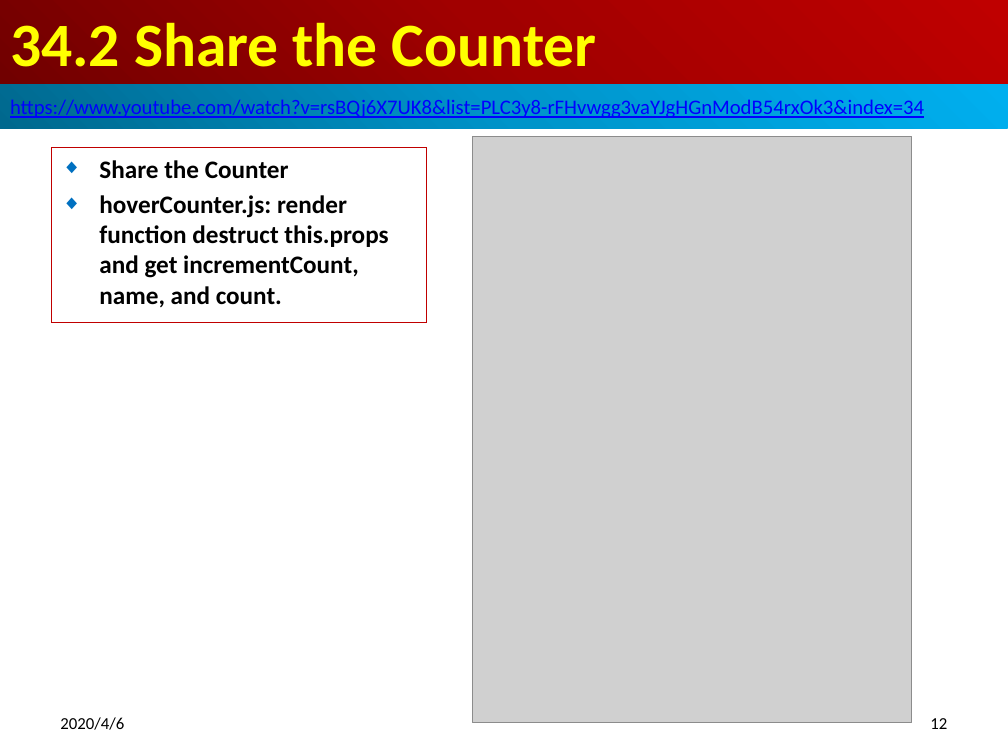
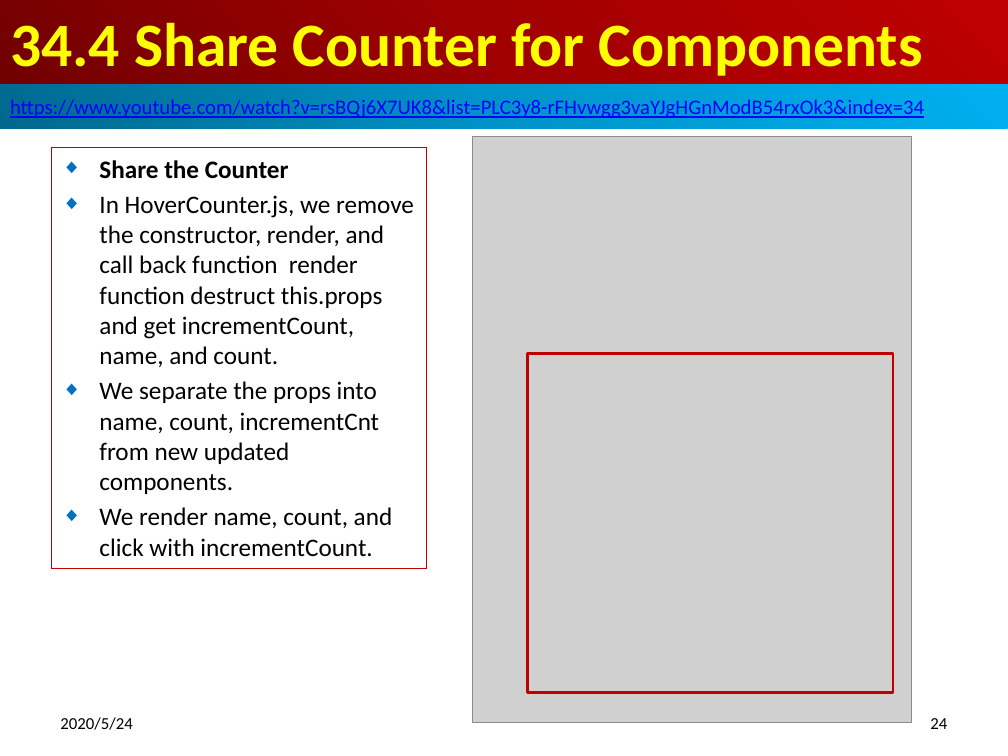
Before and after one commit to peterhchen/800-React-Hook, a slide deck: slide 24 of 34_HOC2.pptx (slide 12 before the commit). Drawn at 1008x756 pixels with LibreOffice and Linux fonts; fonts in the diff are those of the drawing; grey boxes stand for pictures. Boxes give left, top, right and bottom in pixels: in the first picture for what was removed or moved away, otherwise in the second. Text is boxed around its words. In the diff, an @@ line names an element or a change of style, - is before the commit and + after.

```diff
--- a/34_HOC2.pptx
+++ b/34_HOC2.pptx
@@ title at bbox=[10, 22, 923, 76]: text changed @@
-34.2 Share the Counter
+34.4 Share Counter for Components
@@ subtitle "Share the Counter": place and size @@
-subtitle "Share the Counter" at bbox=[51, 148, 426, 323]
+subtitle "Share the Counter" at bbox=[51, 148, 426, 569]
@@ subtitle at bbox=[99, 195, 414, 556]: text changed; bold off @@
-◆ hoverCounter.js: render function destruct this.props and get incrementCount, name, and count.
+◆ In HoverCounter.js, we remove the constructor, render, and call back function render function destruct this.props and get incrementCount, name, and count.
+◆ We separate the props into name, count, incrementCnt from new updated components.
+◆ We render name, count, and click with incrementCount.
@@ rectangle added at bbox=[528, 354, 893, 692], outline #C00000 2 pt @@
@@ text at bbox=[60, 717, 132, 730]: text changed @@
-2020/4/6
+2020/5/24
@@ page number at bbox=[930, 718, 947, 729]: text changed @@
-12
+24
```
Also in this commit, not shown: 18 other slides changed, 15 slides added.
